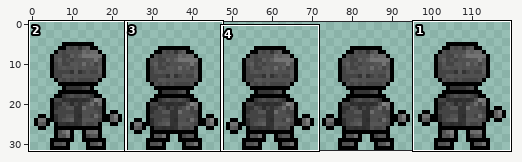
Two versions of one sprite sheet, diplom/Assets/CourseAssets/Textures/Sprites/Enemies/MudRock/MudrockIdleUp.png. Above: a wide view before the commit, with the close-up outlined.
Close-up. Before the edit:
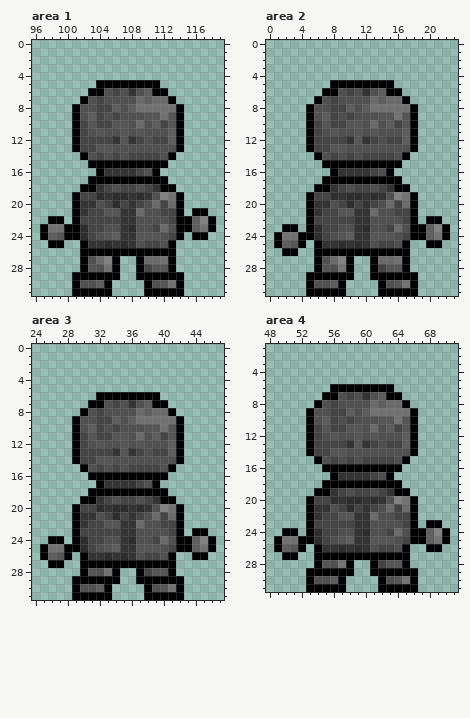
The file is 120x32 pixels. Colours within 5 levels of each other are drawn and written as one. Shown: area 1: x 96..119, y 0..31; area 2: x 0..23, y 0..31; area 3: x 24..47, y 0..31; area 4: x 48..71, y 1..31. The commit also changed other parts of the picture, which this record leaves out.
Once edited:
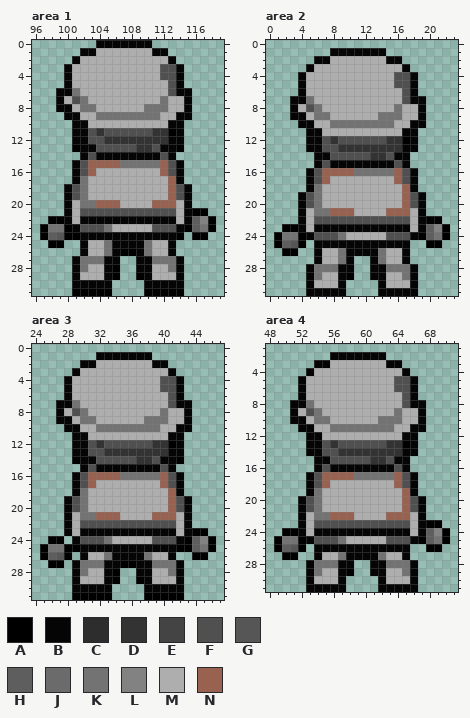
Palette (. is transparent): A #000000  B #060505  C #2d2d2d  D #333333  E #444444  F #505050  G #565656  H #5e5e5e  J #6b6b6b  K #737373  L #828282  M #aeaeae  N #99614f
Changes in this commit:
Changed rows in their new state; - is an unchanged pixel.
Area 1:
first column x 99:
 0 -----BBBBBBB-----
 1 ---BBMMMMMMMBB---
 2 --BMMMMMMMMMMMB--
 3 -BMMMMMMMMMMMFFB-
 4 -BMMMMMMMMMMMFFB-
 5 -BMMMMMMMMMMMMFB-
 6 BBKMMMMMMMMMMMFBB
 7 BMFKMMMMMMMMMKMMB
 8 BBMKKMMMMMM---MMB
 9 -BBMMKKKKKKKKMMBB
10 --BBMMMMMMMMMMBB-
11 --BB-D--F-F-DDAB-
12 --BBFFD-D-DDDDBB-
13 ---BBFF---DD-BB--
14 ---B-BBBBBBBB-B--
15 --BFNNNNKKKKKNFB-
16 --BFNMMMMMMMMNFB-
17 --BKMMMMMMMMMMNB-
18 -BFKMMMMMMMMMMNFB
19 -BFKMMMMMMMMMMNFB
20 -BMKKNNNMMMMNNNMB
21 -BMFFFFFFFF--FFMB
22 -BMBBBBBBBBBBBBMB
23 --BFFFKMMMMMFF-B-
24 ---BBBBBBBBBBBB--
25 ---BMMKBBBBKMMB--
26 ---BMMKB--BKMMB--
27 --BKKKBB--BBK-KB-
28 --BKMMB---BBMMKB-
29 --BMMMB----BMMMB-
30 --BBBBB----BBBBB-
Area 2:
first column x 3:
 1 -----BBBBBBB-----
 2 ---BBMMMMMMMBB---
 3 --BMMMMMMMMMMMB--
 4 -BMMMMMMMMMMMFFB-
 5 -BMMMMMMMMMMMFFB-
 6 -BMMMMMMMMMMMMFB-
 7 BBKMMMMMMMMMMMFBB
 8 BMFKMMMMMMMMM-MMB
 9 BBMKKMMMMMMKK-MMB
10 -BBMMKKKKKKKKMMBB
11 --BBMMMMMMMMMMBB-
12 --BBFDFFFFF-DDAB-
13 --BBFFDDDDDDDDBB-
14 ---BBF-F-FDDFBB--
15 ---BFBBBBBBBBFB--
16 --BFNNNNKKKKKNFB-
17 --BFNMMMMMMMMNFB-
18 --BKMMMMMMMMMMNB-
19 -BFKMMMMMMMMMMNFB
20 -BFKMMMMMMMMMMNFB
21 -BMKKNNNMMMMNNNMB
22 -BMFFFFFFF----FMB
23 -BMBBBBBBBBBBBBMB
24 --BFF-KMMMMMF-FB-
25 ---BBBBBBBBBBBB--
26 ---BMMKBBBBKMMB--
27 ---BMMKB--BKMMB--
28 --BKKKBB--BBKKKB-
29 --BKMMB---BBMMKB-
30 --BMMMB----BMMMB-
31 --BBBBB----BBBBB-
Area 3:
first column x 27:
 1 -----BBBBBBB-----
 2 ---BBMMMMMMMBB---
 3 --BMMMMMMMMMMMB--
 4 -BMMMMMMMMMMMFFB-
 5 -BMMMMMMMMMMMFFB-
 6 -BMMMMMMMMMMMMFB-
 7 BBKMMMMMMMMMMMFBB
 8 BMFKMMMMMMMMMKMMB
 9 BBMKKMMMMMM---MMB
10 -BBMMKKKKKKKKMMBB
11 --BBMMMMMMMMMMBB-
12 --BB-D--F-F-DDAB-
13 --BBFFD-D-DDDDBB-
14 ---BBFF---DD-BB--
15 ---B-BBBBBBBB-B--
16 --BFNNNNKKKKKNFB-
17 --BFNMMMMMMMMNFB-
18 --BKMMMMMMMMMMNB-
19 -BFKMMMMMMMMMMNFB
20 -BFKMMMMMMMMMMNFB
21 -BMKKNNNMMMMNNNMB
22 -BMFFFFFFFF--FFMB
23 -BMBBBBBBBBBBBBMB
24 --BFFFKMMMMMFF-B-
25 ---BBBBBBBBBBBB--
26 ---BMMKBBBBKMMB--
27 --BKKKBB--BBKKKB-
28 --BKMMB---BBMMKB-
29 --BMMMB----BMMMB-
30 --BBBBB----BBBBB-
Area 4:
first column x 51:
 2 -----BBBBBBB-----
 3 ---BBMMMMMMMBB---
 4 --BMMMMMMMMMMMB--
 5 -BMMMMMMMMMMMFFB-
 6 -BMMMMMMMMMMMFFB-
 7 -BMMMMMMMMMMMMFB-
 8 BBKMMMMMMMMMMMFBB
 9 BMFKMMMMMMMMM-MMB
10 BBMKKMMMMMMKK-MMB
11 -BBMMKKKKKKKKMMBB
12 --BBMMMMMMMMMMBB-
13 --BBFDFFFFF-DDAB-
14 --BBFFDDDDDDDDBB-
15 ---BBF-F-FDDFBB--
16 ---BFBBBBBBBBFB--
17 --BFNNNNKKKKKNFB-
18 --BFNMMMMMMMMNFB-
19 --BKMMMMMMMMMMNB-
20 -BFKMMMMMMMMMMNFB
21 -BFKMMMMMMMMMMNFB
22 -BMKKNNNMMMMNNNMB
23 -BMFFFFFFF----FMB
24 -BMBBBBBBBBBBBBMB
25 --BFF-KMMMMMF-FB-
26 ---BBBBBBBBBBBB--
27 ---BMMKBBBBKMMB--
28 --BKKKBB--BBKKKB-
29 --BKMMB---BBMMKB-
30 --BMMMB----BMMMB-
31 --BBBBB----BBBBB-
Boxes around the changes in both close-ups, in picture pixels (x1, y1, x2, y2):
changed: (56, 40, 192, 288)
changed: (290, 48, 426, 296)
changed: (56, 352, 192, 592)
changed: (290, 352, 426, 592)
